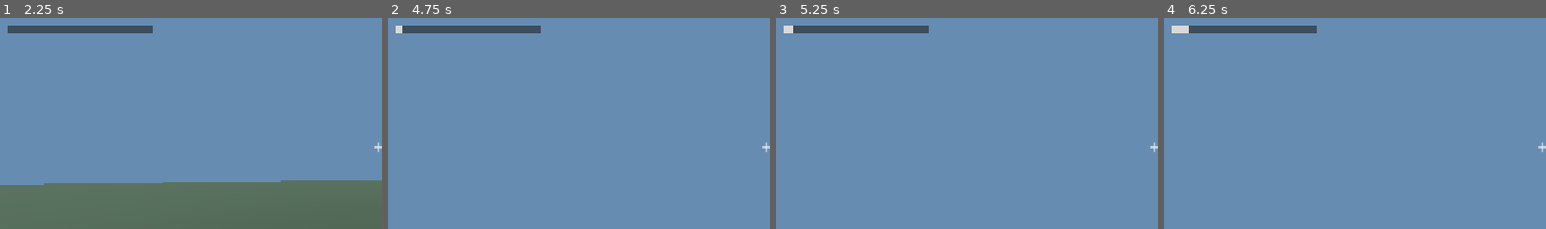
Above: before the commit, frames 1-4 (left to right).
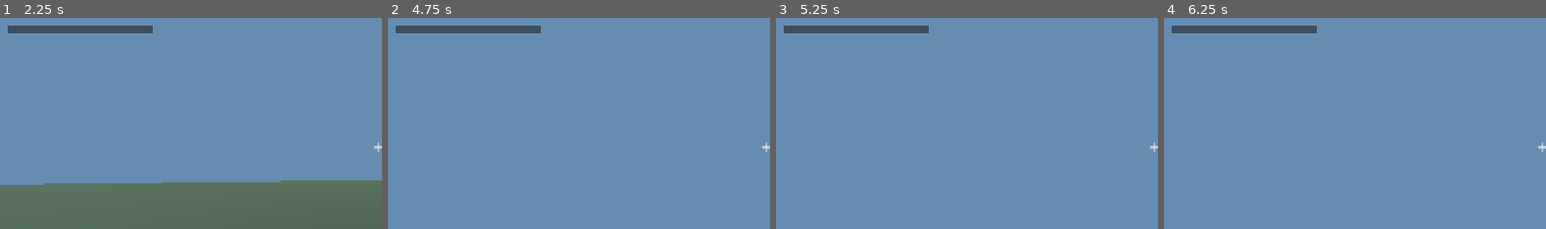
Above: after the commit, the same moments.

Repository: ahmedN535/ROTGUT
Game: Godot game, scene res://levels/test_arena.tscn
The game is run twice, just before and just after one commit, with the same random seed, the same clock (stepped at 60 frames per second) and the same inputs.
Inputs (mouse positions are % of the whole screen's width and height, from its top left):
- Up to frame 1 (2.25 s): move the mouse to (55, 49) at 0.52 s; hold W (move_forward) from 0.53 s (still down); tap Shift (dash) at 0.6, 1.55, 2.1 s; tap Space (jump) at 0.77, 1.52 s; move the mouse to (45, 50) at 1.27 s; tap Ctrl (crouch) at 1.35 s; move the mouse to (52, 47) at 2.02 s
- Up to frame 2 (4.75 s): keep holding W (move_forward); move the mouse to (49, 51) at 2.77 s; click (49, 51) at 2.85 s; tap Space (jump) at 3.02, 3.77, 4.52 s; tap Shift (dash) at 3.05, 3.8, 4.35 s; move the mouse to (57, 50) at 3.52 s; hold Right mouse button (grapple) 3.53-4.28 s; move the mouse to (42, 48) at 4.27 s
- Up to frame 3 (5.25 s): keep holding W (move_forward); tap Enter at 5 s; move the mouse to (51, 49) at 5.02 s; hold Ctrl (crouch) from 5.03 s (still down)
- Up to frame 4 (6.25 s): tap Shift (dash) at 5.3, 5.85 s; move the mouse to (46, 47) at 5.77 s; release W (move_forward) at 5.78 s; release Ctrl (crouch) at 5.78 s; hold D (move_right) from 5.78 s (still down); tap Space (jump) at 6.02 s
The pictures show only the part of the screen within x 0-50%, y 19-69%; the shares and areas given below are measured in that part.

Frame 1 is identical in both runs. In frame 2, less than 0.1% of the frame differs, in the area x 2-4%, y 3-8%; in frame 3, less than 0.1%; in frame 4, 0.2%, in the area x 2-7%, y 3-8%.

Commit message:
Add combo visual escalation + tuning + enemy respawn
- Visual escalation: screen-edge glow shader that ramps with combo rank,
  rank-up punch (center rank-name flash + glow pulse + FOV kick), driven
  off Combo.rank_changed.
- Combo tuning: kills are now the driver (KILL_POINTS 30, TIER_BONUS 12);
  high speed only SUSTAINS the meter (halts decay), no longer builds it,
  so you can't max rank by falling off the map / bhopping in circles.
- Enemies respawn at their spawn point a few seconds after dying, so the
  arena stays stocked for combo testing.

Co-Authored-By: Claude Opus 4.8 <noreply@anthropic.com>

Diff:
--- a/godot-project/ROTGUT/common/combo_system.gd
+++ b/godot-project/ROTGUT/common/combo_system.gd
@@ -12,12 +12,11 @@
 signal rank_changed(rank: int)
 
 const MAX_POINTS: float = 120.0
-const KILL_POINTS: float = 22.0      # base style per kill
-const TIER_BONUS: float = 8.0        # extra per speed tier at the moment of the kill
+const KILL_POINTS: float = 30.0      # base style per kill — kills are the driver
+const TIER_BONUS: float = 12.0       # extra per speed tier at the moment of the kill
 const DECAY_PER_SEC: float = 12.0    # bleed-off when slow and not killing
 const DAMAGE_DRAIN: float = 40.0     # style lost per hit taken
-const FAST_SPEED: float = 18.0       # at/above this, speed sustains the combo
-const SPEED_TRICKLE: float = 6.0     # small style/sec while fast — sustains more than it builds
+const FAST_SPEED: float = 18.0       # at/above this, speed SUSTAINS the combo (halts decay)
 
 # Points needed for each rank, with ROTGUT-flavored names (rank 0 shows nothing).
 # First kill (>= KILL_POINTS) should land you at rank 1 for instant feedback.
@@ -33,9 +32,11 @@
 	if _player == null:
 		_player = get_tree().get_first_node_in_group("player") as CharacterBody3D
 
-	if _player != null and _horizontal_speed() >= FAST_SPEED:
-		_add(SPEED_TRICKLE * delta)  # flowing keeps the combo alive between kills
-	else:
+	# Moving fast SUSTAINS the combo (halts decay) but no longer builds it — kills
+	# are the only thing that climbs rank. Stops you maxing out by just falling or
+	# bhopping in circles.
+	var flowing := _player != null and _horizontal_speed() >= FAST_SPEED
+	if not flowing:
 		_points = maxf(_points - DECAY_PER_SEC * delta, 0.0)
 
 	_recalc_rank()
--- a/godot-project/ROTGUT/entities/player/player.gd
+++ b/godot-project/ROTGUT/entities/player/player.gd
@@ -104,6 +104,14 @@
 var _combo_bar_bg: ColorRect
 var _combo_bar_fill: ColorRect
 
+var _glow_overlay: ColorRect
+var _glow_mat: ShaderMaterial
+var _glow_intensity: float = 0.0
+var _glow_pulse: float = 0.0
+var _rank_pop_label: Label
+var _rank_pop_tween: Tween
+var _last_rank: int = 0
+
 
 func _ready() -> void:
 	Input.mouse_mode = Input.MOUSE_MODE_CAPTURED
@@ -114,10 +122,32 @@
 	_setup_hud()
 	_setup_weapon()
 	_setup_rope()
+	Combo.rank_changed.connect(_on_rank_changed)  # drive the rank-up punch
 
 
 func _setup_hud() -> void:
 	var canvas := CanvasLayer.new()
+
+	# Combo escalation — a screen-edge glow that ramps with rank. Behind the HUD
+	# text (added first = drawn underneath). Center stays clear so it never
+	# obscures the crosshair.
+	_glow_overlay = ColorRect.new()
+	_glow_overlay.anchor_right = 1.0
+	_glow_overlay.anchor_bottom = 1.0
+	_glow_overlay.mouse_filter = Control.MOUSE_FILTER_IGNORE
+	_glow_mat = ShaderMaterial.new()
+	var glow_shader := Shader.new()
+	glow_shader.code = "shader_type canvas_item;\n" \
+		+ "uniform vec4 glow_color : source_color = vec4(1.0, 0.3, 0.2, 1.0);\n" \
+		+ "uniform float intensity : hint_range(0.0, 1.0) = 0.0;\n" \
+		+ "void fragment() {\n" \
+		+ "	float d = distance(UV, vec2(0.5));\n" \
+		+ "	float edge = smoothstep(0.30, 0.78, d);\n" \
+		+ "	COLOR = vec4(glow_color.rgb, edge * intensity);\n" \
+		+ "}\n"
+	_glow_mat.shader = glow_shader
+	_glow_overlay.material = _glow_mat
+	canvas.add_child(_glow_overlay)
 
 	_speed_label = Label.new()
 	_speed_label.position = Vector2(16, 16)
@@ -168,6 +198,19 @@
 	_damage_overlay.mouse_filter = Control.MOUSE_FILTER_IGNORE
 	canvas.add_child(_damage_overlay)
 
+	# Rank-up pop — big rank name that flashes center-screen on a new rank (top of stack)
+	_rank_pop_label = Label.new()
+	_rank_pop_label.add_theme_font_size_override("font_size", 64)
+	_rank_pop_label.anchor_left = 0.5
+	_rank_pop_label.anchor_top = 0.32
+	_rank_pop_label.anchor_right = 0.5
+	_rank_pop_label.anchor_bottom = 0.32
+	_rank_pop_label.grow_horizontal = Control.GROW_DIRECTION_BOTH
+	_rank_pop_label.grow_vertical = Control.GROW_DIRECTION_BOTH
+	_rank_pop_label.modulate.a = 0.0
+	_rank_pop_label.mouse_filter = Control.MOUSE_FILTER_IGNORE
+	canvas.add_child(_rank_pop_label)
+
 	add_child(canvas)
 
 
@@ -222,6 +265,32 @@
 	_health = MAX_HEALTH
 	_is_grappling = false
 	_is_sliding = false
+
+
+func _on_rank_changed(rank: int) -> void:
+	# Punch only when climbing to a new, higher rank.
+	if rank > _last_rank and rank > 0:
+		_rank_pop_label.text = Combo.get_rank_name()
+		_rank_pop_label.add_theme_color_override("font_color", CombatFX.tier_color(mini(rank, 3)))
+		_rank_pop_label.modulate.a = 1.0
+		if _rank_pop_tween != null and _rank_pop_tween.is_valid():
+			_rank_pop_tween.kill()
+		_rank_pop_tween = create_tween()
+		_rank_pop_tween.tween_property(_rank_pop_label, "modulate:a", 0.0, 0.7).set_ease(Tween.EASE_IN)
+		_glow_pulse = 0.45                                # bright flash that settles
+		_fov_dash_bonus = maxf(_fov_dash_bonus, 8.0)      # small FOV kick
+	_last_rank = rank
+
+
+func _update_escalation(delta: float) -> void:
+	# Screen-edge glow ramps smoothly toward a per-rank target; the pulse adds a
+	# transient spike on rank-up that decays back down.
+	var rank := Combo.get_rank()
+	var target := minf(rank * 0.16, 0.65)
+	_glow_intensity = lerpf(_glow_intensity, target, 4.0 * delta)
+	_glow_pulse = lerpf(_glow_pulse, 0.0, 6.0 * delta)
+	_glow_mat.set_shader_parameter("intensity", clampf(_glow_intensity + _glow_pulse, 0.0, 1.0))
+	_glow_mat.set_shader_parameter("glow_color", CombatFX.tier_color(mini(rank, 3)))
 
 
 func _input(event: InputEvent) -> void:
@@ -322,6 +391,7 @@
 	var horiz_speed := Vector2(velocity.x, velocity.z).length()
 	var is_crouching := crouch_held and is_on_floor() and not _is_sliding
 	_update_camera_feel(delta, horiz_speed, is_crouching)
+	_update_escalation(delta)
 
 	# Shoot — damage is scaled by how fast you're moving right now
 	var mult := _damage_multiplier(horiz_speed)
--- a/godot-project/ROTGUT/levels/test_arena.gd
+++ b/godot-project/ROTGUT/levels/test_arena.gd
@@ -119,13 +119,26 @@
 		target.position = pos
 
 
+const ENEMY_RESPAWN_DELAY: float = 2.5
+const ENEMY_SPAWNS := [
+	Vector3(12, 1.2, 12),
+	Vector3(-12, 1.2, 12),
+	Vector3(0, 1.2, -20),
+]
+
+
 func _add_enemies() -> void:
-	var positions := [
-		Vector3(12, 1.2, 12),
-		Vector3(-12, 1.2, 12),
-		Vector3(0, 1.2, -20),
-	]
-	for pos in positions:
-		var rusher := MeleeRusher.new()
-		add_child(rusher)
-		rusher.position = pos
+	for pos: Vector3 in ENEMY_SPAWNS:
+		_spawn_rusher(pos)
+
+
+func _spawn_rusher(pos: Vector3) -> void:
+	var rusher := MeleeRusher.new()
+	add_child(rusher)
+	rusher.position = pos
+	# When it dies, queue a fresh one at the same spot — keeps the arena stocked.
+	rusher.died.connect(_on_rusher_died.bind(pos))
+
+
+func _on_rusher_died(pos: Vector3) -> void:
+	get_tree().create_timer(ENEMY_RESPAWN_DELAY).timeout.connect(_spawn_rusher.bind(pos))
Not shown, changed: design/SPEC.md
